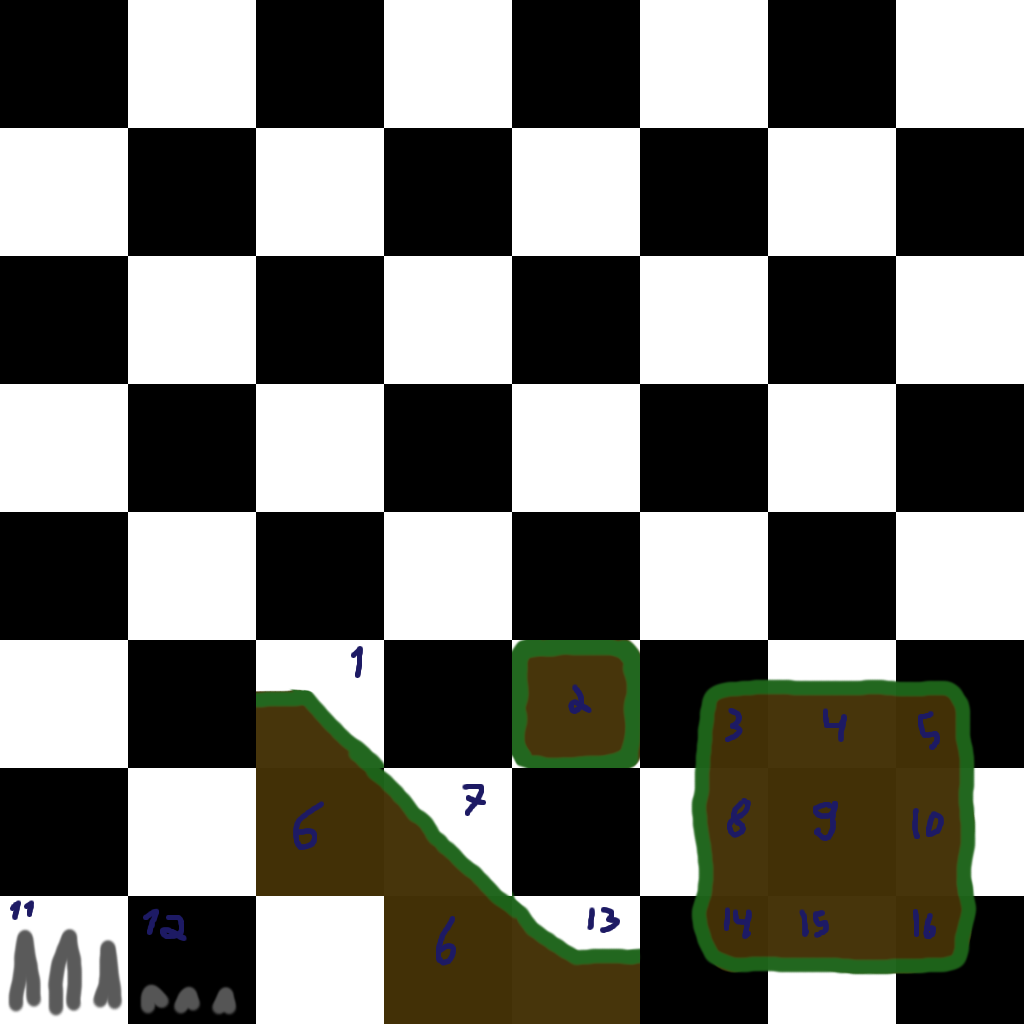
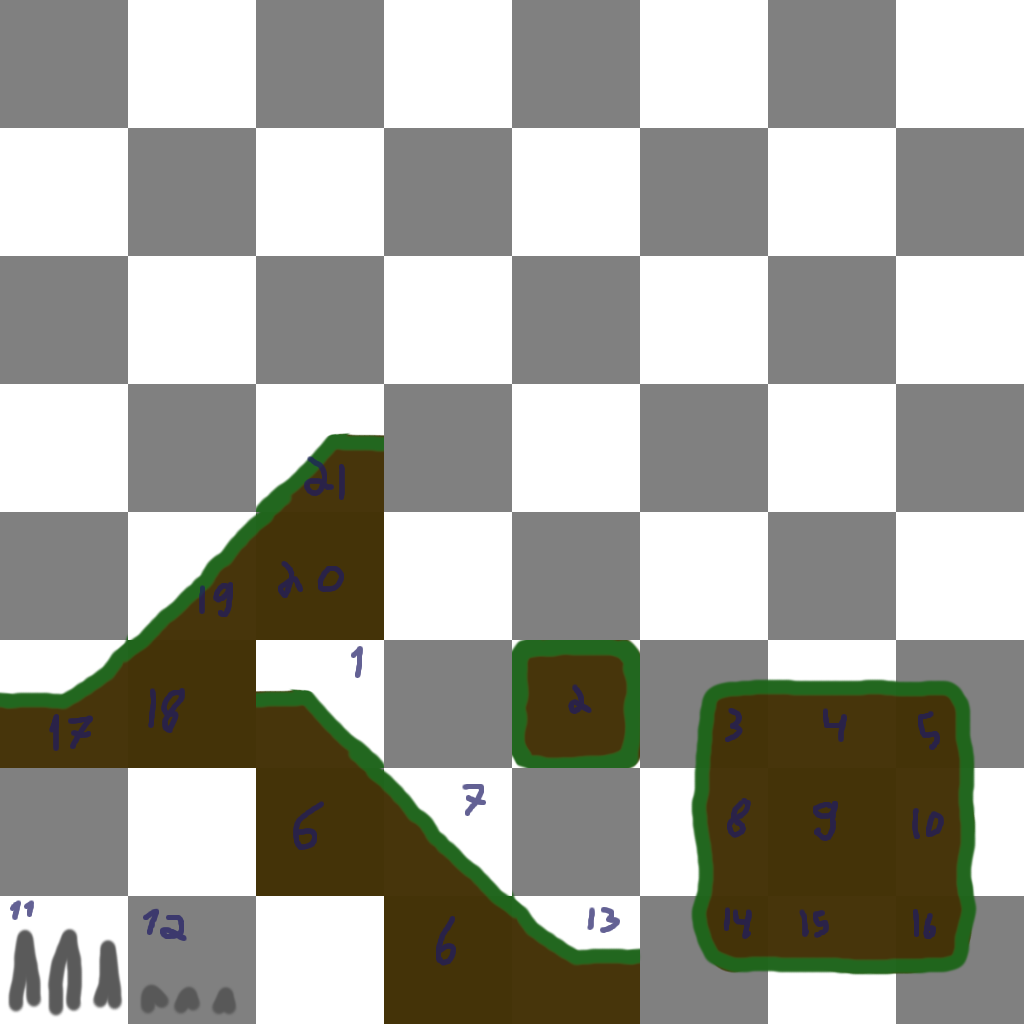
Layered file, before and after one edit (1024x1024). Changes by layer:
"Numeração": opacity 100% → 69%, painted on it over [10, 456, 944, 966]
painted on "Preenchimento" over [0, 432, 384, 768]
"Layer": opacity 100% → 50% over [0, 0, 1024, 1024]
added layer "Numeração #1" over [0, 0, 1024, 1024]
